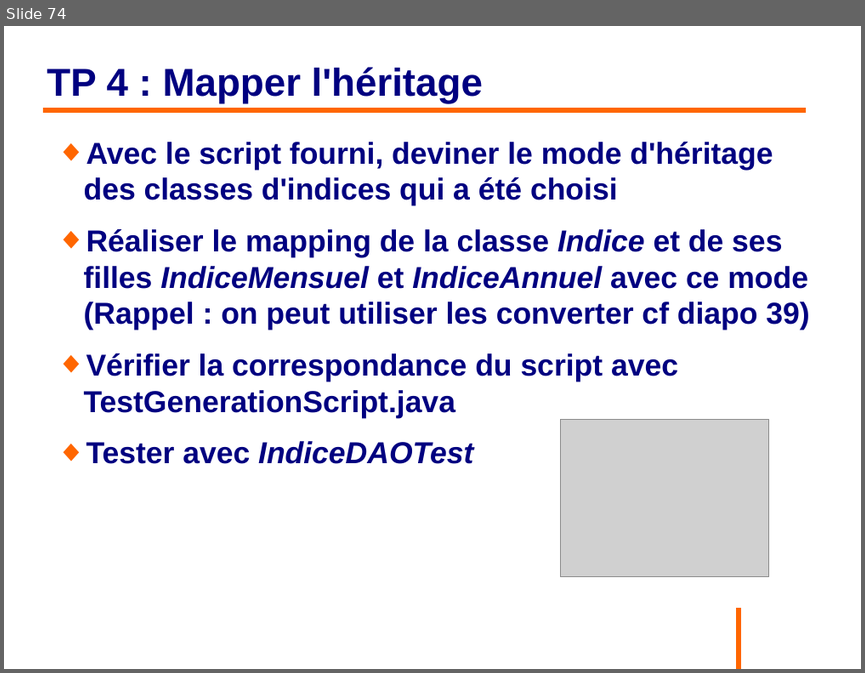
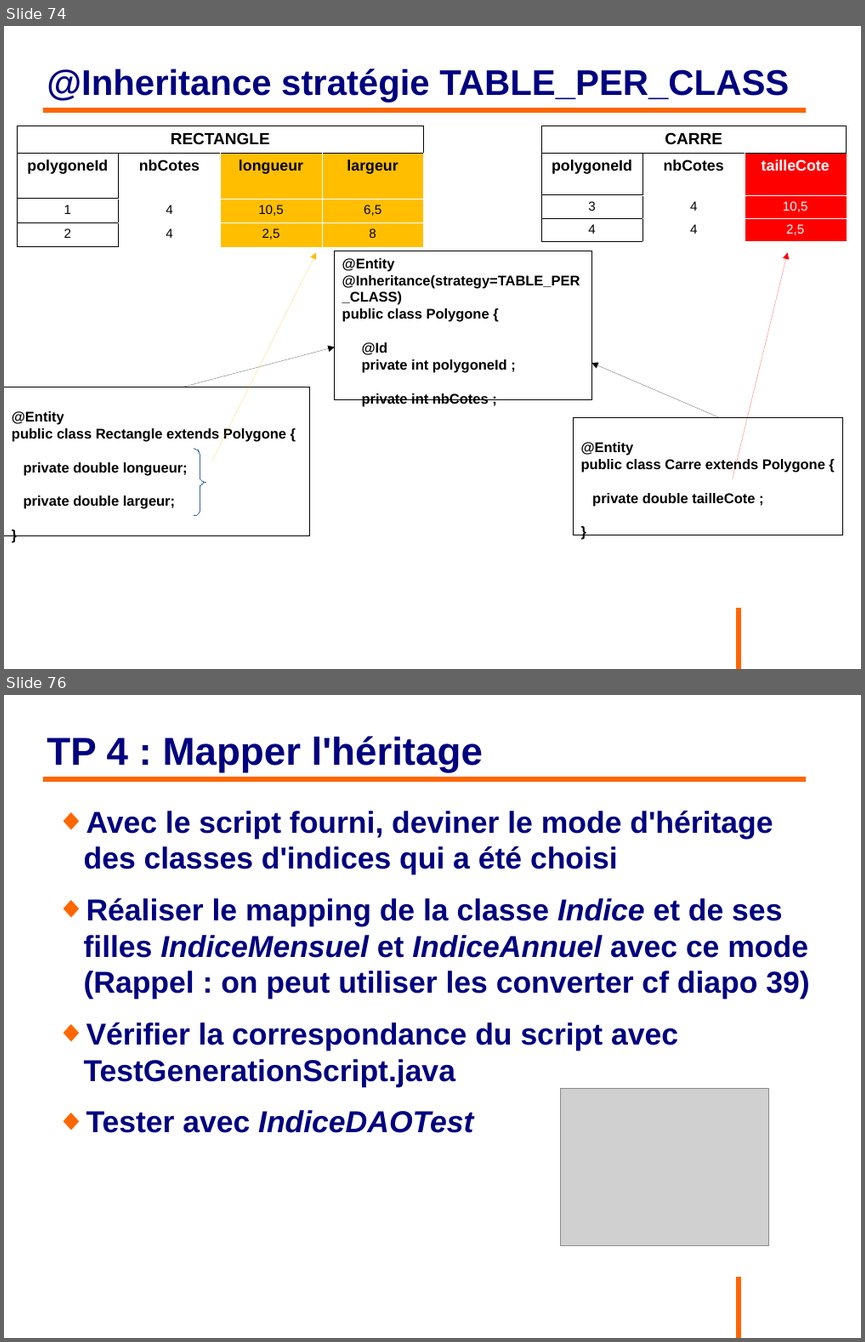
Before and after one commit to philphils/formation-hibernate-basique, a slide deck: Documentation/diapo_formation_hibernate.odp. Shown one above the other, each under a label of ours: slide 74 before the commit, slides 74 and 76 after it; the slides between them are not shown. The pictures are 865x673 and 865x1342 pixels, drawn with LibreOffice and Linux fonts; fonts in the diff are those of the drawing; grey boxes stand for pictures; background and template pictures are left out. Boxes give left, top, right and bottom in pixels: in the first picture for what was removed or moved away, otherwise in the second. Text is boxed around its words. In the diff, an @@ line names an element or a change of style, - is before the commit and + after.

```diff
--- a/Documentation/diapo_formation_hibernate.odp
+++ b/Documentation/diapo_formation_hibernate.odp
@@ slide 74 added at [4, 26, 861, 669], background #FFFFFF; not listed: 1 template element that a slide beside it also shows @@
@@ title added at [46, 68, 789, 102], 33 pt, text #000080, bold @@
+@Inheritance stratégie TABLE_PER_CLASS
@@ table added at [18, 126, 425, 243], 4 rows, 4 columns @@
+RECTANGLE |  |  | 
+polygoneId | nbCotes | longueur | largeur
+1 | 4 | 10,5 | 6,5
+2 | 4 | 2,5 | 8
@@ line added from (43, 110) to (806, 110), #FF6600 4.54 pt @@
@@ table added at [541, 125, 847, 238], 4 rows, 3 columns @@
+CARRE |  | 
+polygoneId | nbCotes | tailleCote
+3 | 4 | 10,5
+4 | 4 | 2,5
@@ arrow added from (212, 460) to (317, 252), #FFBF00 0 pt @@
@@ rectangle added at [335, 250, 592, 399], outline #000000 0 pt, 13 pt, text #000000, bold @@
+@Entity
+@Inheritance(strategy=TABLE_PER_CLASS)
+public class Polygone {
+@Id
+private int polygoneId ;
+private int nbCotes ;
@@ arrow added from (732, 479) to (788, 252), #FF0000 0 pt @@
@@ arrow added from (182, 387) to (335, 347), #000000 0 pt @@
@@ arrow added from (720, 418) to (592, 363), #000000 0 pt @@
@@ rectangle added at [4, 387, 310, 536], outline #000000 0 pt, 13 pt, text #000000, bold @@
+@Entity
+public class Rectangle extends Polygone {
+private double longueur;
+private double largeur;
+}
@@ rectangle added at [574, 418, 842, 535], outline #000000 0 pt, 13 pt, text #000000, bold @@
+@Entity
+public class Carre extends Polygone {
+private double tailleCote ;
+}
@@ freeform shape added at [194, 448, 206, 516], outline #3465A4 0 pt @@
@@ what was slide 74 is now slide 76 @@
```
Also in this commit, not shown: 20 slides changed, 1 other slide added.
